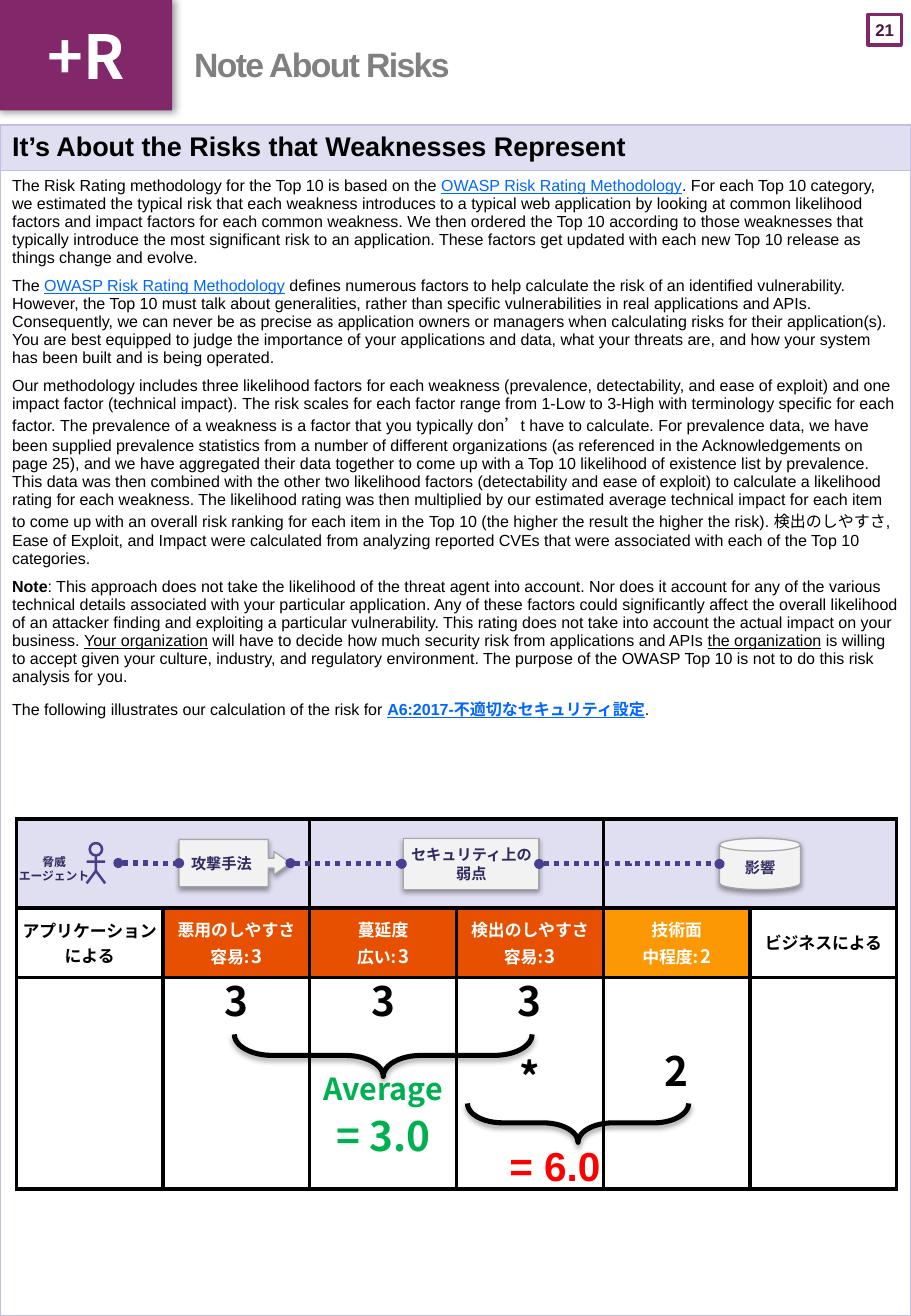
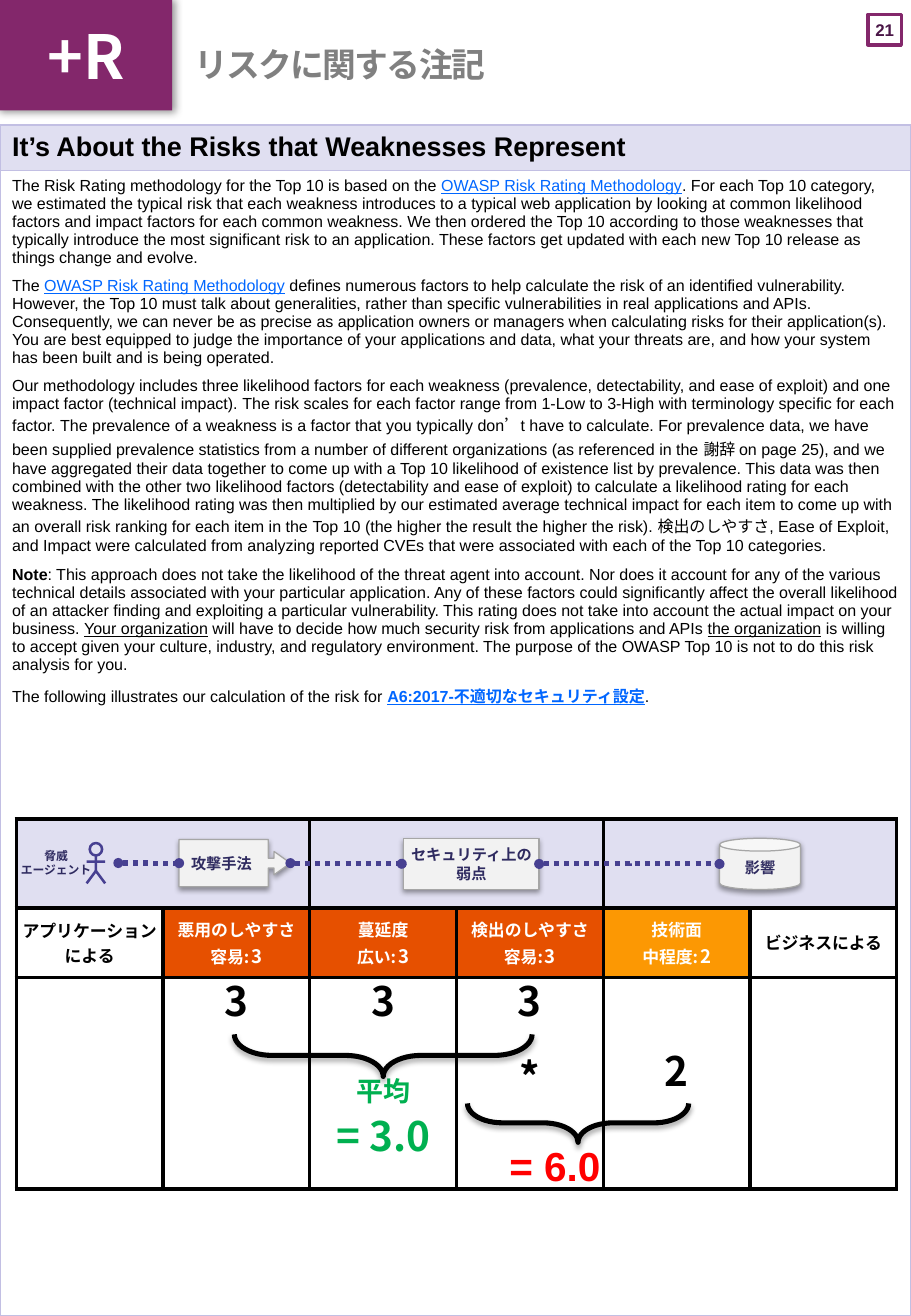
Before and after one commit to OWASP/Top10, a slide deck: slide 22 of 2017/ja/pptx_file/OWASP Top 10-2017_ja_DIN-A4.pptx. Drawn at 911x1316 pixels with LibreOffice and Linux fonts; fonts in the diff are those of the drawing. Boxes give left, top, right and bottom in pixels: in the first picture for what was removed or moved away, otherwise in the second. Text is boxed around its words. In the diff, an @@ line names an element or a change of style, - is before the commit and + after.

```diff
--- a/2017/ja/pptx_file/OWASP Top 10-2017_ja_DIN-A4.pptx
+++ b/2017/ja/pptx_file/OWASP Top 10-2017_ja_DIN-A4.pptx
@@ title at (194,48,485,80): text changed @@
-Note About Risks
+リスクに関する注記
@@ table at (0,125,911,1316) @@
-row 2, column 1: The Risk Rating methodology for the Top 10 is based on the OWASP Risk Rating Methodology. For each Top 10 category, we estimated the typical risk that each weakness introduces to a typical web application by looking at common likelihood factors and impact factors for each common weakness. We then ordered the Top 10 according to those weaknesses that typically introduce the most significant risk to an application. These factors get updated with each new Top 10 release as things change and evolve. / The OWASP Risk Rating Methodology defines numerous factors to help calculate the risk of an identified vulnerability. However, the Top 10 must talk about generalities, rather than specific vulnerabilities in real applications and APIs. Consequently, we can never be as precise as application owners or managers when calculating risks for their application(s). You are best equipped to judge the importance of your applications and data, what your threats are, and how your system has been built and is being operated. / Our methodology includes three likelihood factors for each weakness (prevalence, detectability, and ease of exploit) and one impact factor (technical impact). The risk scales for each factor range from 1-Low to 3-High with terminology specific for each factor. The prevalence of a weakness is a factor that you typically don’t have to calculate. For prevalence data, we have been supplied prevalence statistics from a number of different organizations (as referenced in the Acknowledgements on page 25), and we have aggregated their data together to come up with a Top 10 likelihood of existence list by prevalence. This data was then combined with the other two likelihood factors (detectability and ease of exploit) to calculate a likelihood rating for each weakness. The likelihood rating was then multiplied by our estimated average technical impact for each item to come up with an overall risk ranking for each item in the Top 10 (the higher the result the higher the risk). 検出のしやすさ, Ease of Exploit, and Impact were calculated from analyzing reported CVEs that were associated with each of the Top 10 categories. / Note: This approach does not take the likelihood of the threat agent into account. Nor does it account for any of the various technical details associated with your particular application. Any of these factors could significantly affect the overall likelihood of an attacker finding and exploiting a particular vulnerability. This rating does not take into account the actual impact on your business. Your organization will have to decide how much security risk from applications and APIs the organization is willing to accept given your culture, industry, and regulatory environment. The purpose of the OWASP Top 10 is not to do this risk analysis for you. / The following illustrates our calculation of the risk for A6:2017-不適切なセキュリティ設定.
+row 2, column 1: The Risk Rating methodology for the Top 10 is based on the OWASP Risk Rating Methodology. For each Top 10 category, we estimated the typical risk that each weakness introduces to a typical web application by looking at common likelihood factors and impact factors for each common weakness. We then ordered the Top 10 according to those weaknesses that typically introduce the most significant risk to an application. These factors get updated with each new Top 10 release as things change and evolve. / The OWASP Risk Rating Methodology defines numerous factors to help calculate the risk of an identified vulnerability. However, the Top 10 must talk about generalities, rather than specific vulnerabilities in real applications and APIs. Consequently, we can never be as precise as application owners or managers when calculating risks for their application(s). You are best equipped to judge the importance of your applications and data, what your threats are, and how your system has been built and is being operated. / Our methodology includes three likelihood factors for each weakness (prevalence, detectability, and ease of exploit) and one impact factor (technical impact). The risk scales for each factor range from 1-Low to 3-High with terminology specific for each factor. The prevalence of a weakness is a factor that you typically don’t have to calculate. For prevalence data, we have been supplied prevalence statistics from a number of different organizations (as referenced in the 謝辞 on page 25), and we have aggregated their data together to come up with a Top 10 likelihood of existence list by prevalence. This data was then combined with the other two likelihood factors (detectability and ease of exploit) to calculate a likelihood rating for each weakness. The likelihood rating was then multiplied by our estimated average technical impact for each item to come up with an overall risk ranking for each item in the Top 10 (the higher the result the higher the risk). 検出のしやすさ, Ease of Exploit, and Impact were calculated from analyzing reported CVEs that were associated with each of the Top 10 categories. / Note: This approach does not take the likelihood of the threat agent into account. Nor does it account for any of the various technical details associated with your particular application. Any of these factors could significantly affect the overall likelihood of an attacker finding and exploiting a particular vulnerability. This rating does not take into account the actual impact on your business. Your organization will have to decide how much security risk from applications and APIs the organization is willing to accept given your culture, industry, and regulatory environment. The purpose of the OWASP Top 10 is not to do this risk analysis for you. / The following illustrates our calculation of the risk for A6:2017-不適切なセキュリティ設定.
@@ table at (16,819,898,1189) @@
-row 3, column 3: 3 / Average / = 3.0
+row 3, column 3: 3 / 平均 / = 3.0
@@ text "脅威": place and size @@
-text "脅威" at (19,854,89,884)
+text "脅威" at (21,848,91,877)
```
Also in this commit, not shown: 17 other slides changed.
